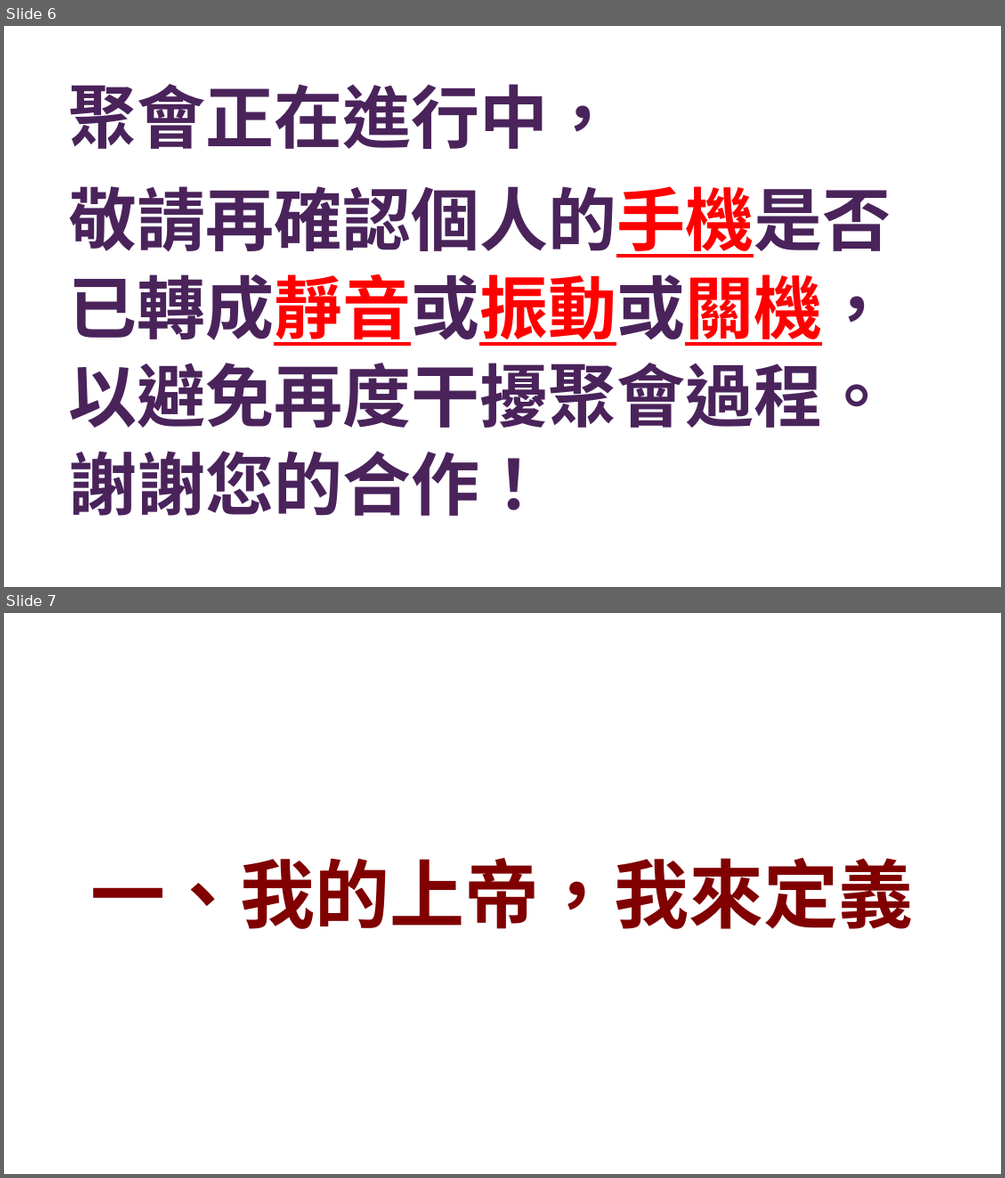
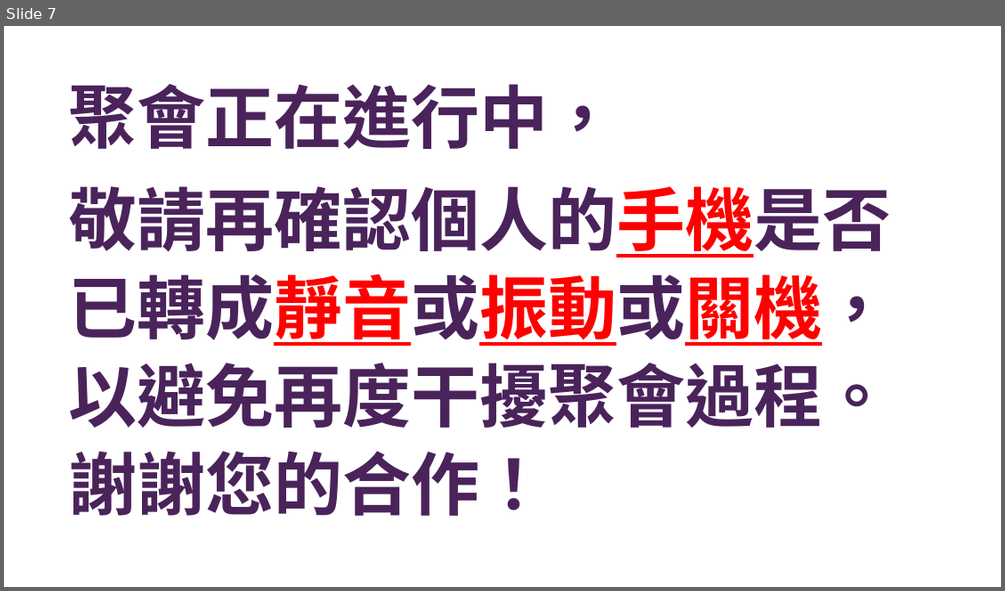
Before and after one commit to Rye-GT500/FaithSlide, a slide deck: 證道投影片.pptx. Shown one above the other, each under a label of ours: slides 6 and 7 before the commit, slide 7 after it. The pictures are 1005x1178 and 1005x591 pixels, drawn with LibreOffice and Linux fonts; fonts in the diff are those of the drawing; background and template pictures are left out. Boxes give left, top, right and bottom in pixels: in the first picture for what was removed or moved away, otherwise in the second. Text is boxed around its words. In the diff, an @@ line names an element or a change of style, - is before the commit and + after.

```diff
--- a/證道投影片.pptx
+++ b/證道投影片.pptx
@@ slide 7 removed at [4, 613, 1001, 1174], background picture (left out) @@
@@ title removed at [91, 858, 914, 929] @@
-一、我的上帝，我來定義
@@ what was slide 6 is now slide 7 @@
```
Also in this commit, not shown: 39 slides changed, 28 slides added, 14 other slides removed, 2 other files.
